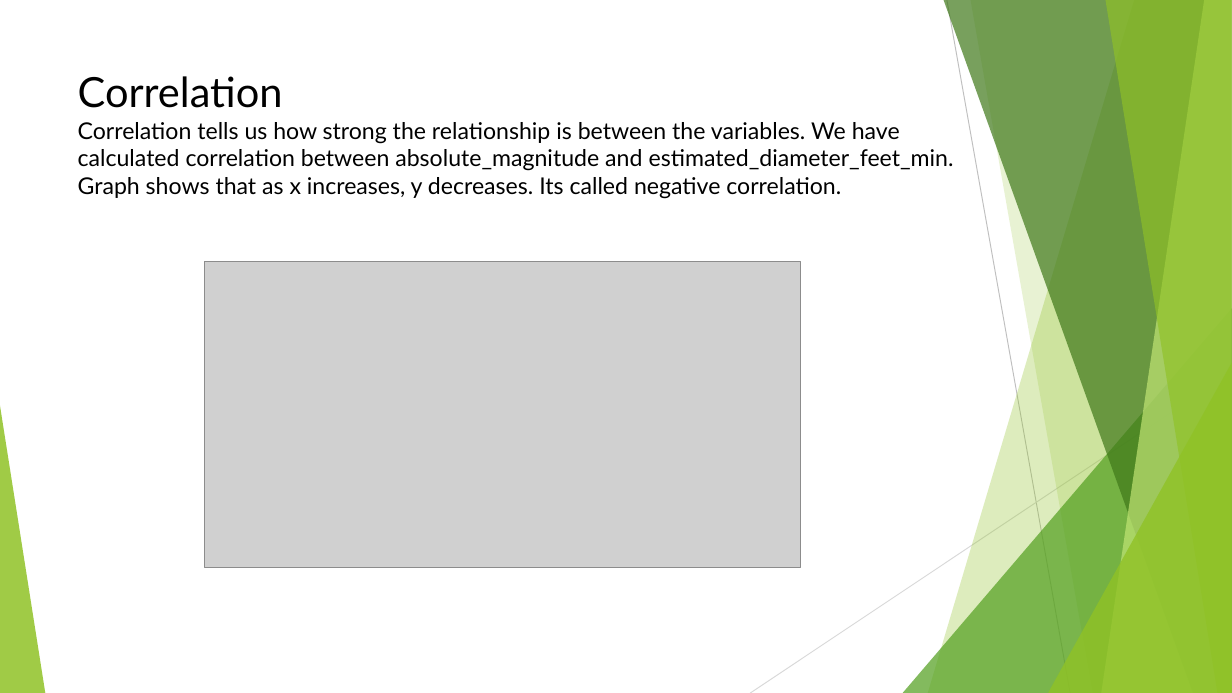
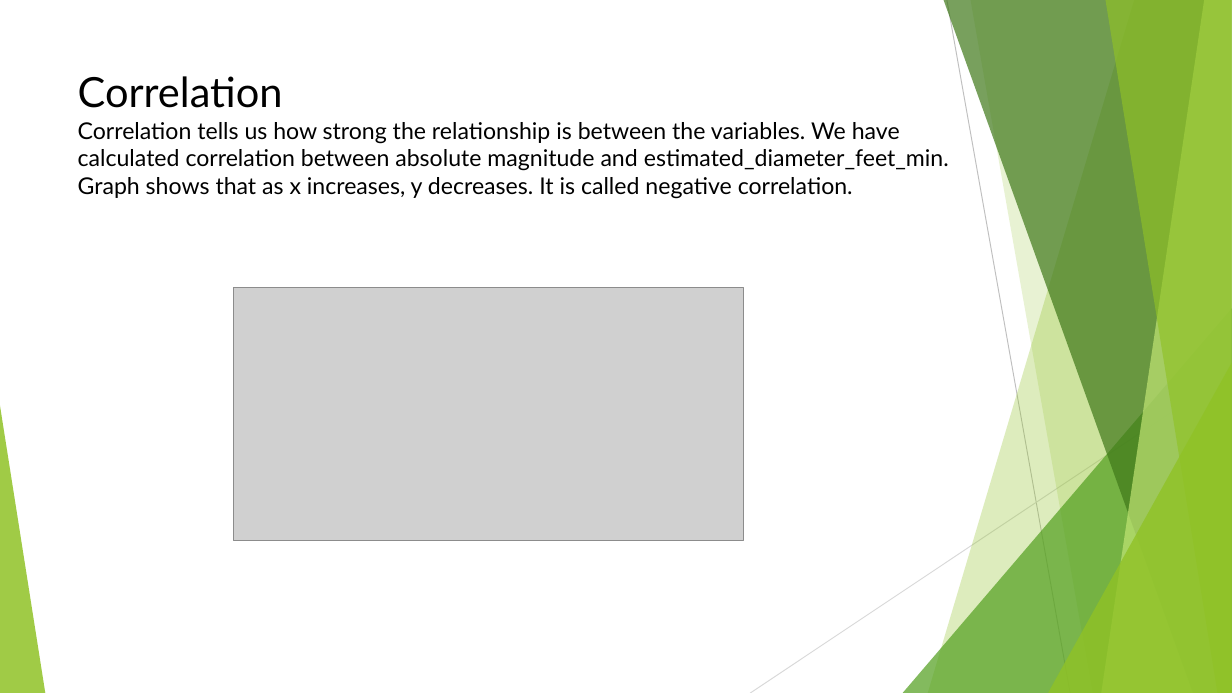
Before and after one commit to mangaioct6/Exploratory_project, a slide deck: slide 7 of ExploratoryProjectSlides.pptx. Drawn at 1232x693 pixels with LibreOffice and Linux fonts; fonts in the diff are those of the drawing; grey boxes stand for pictures. Boxes give left, top, right and bottom in pixels: in the first picture for what was removed or moved away, otherwise in the second. Text is boxed around its words. In the diff, an @@ line names an element or a change of style, - is before the commit and + after.

```diff
--- a/ExploratoryProjectSlides.pptx
+++ b/ExploratoryProjectSlides.pptx
@@ title at (78, 76, 949, 199): text changed @@
-Correlation
-Correlation tells us how strong the relationship is between the variables. We have calculated correlation between absolute_magnitude and estimated_diameter_feet_min.
-Graph shows that as x increases, y decreases. Its called negative correlation.
+Correlation
+Correlation tells us how strong the relationship is between the variables. We have calculated correlation between absolute magnitude and estimated_diameter_feet_min.
+Graph shows that as x increases, y decreases. It is called negative correlation.
@@ picture: place and size @@
-picture at (205, 262, 801, 567)
+picture at (234, 288, 744, 542)
```
Also in this commit, not shown: 3 other slides changed.
